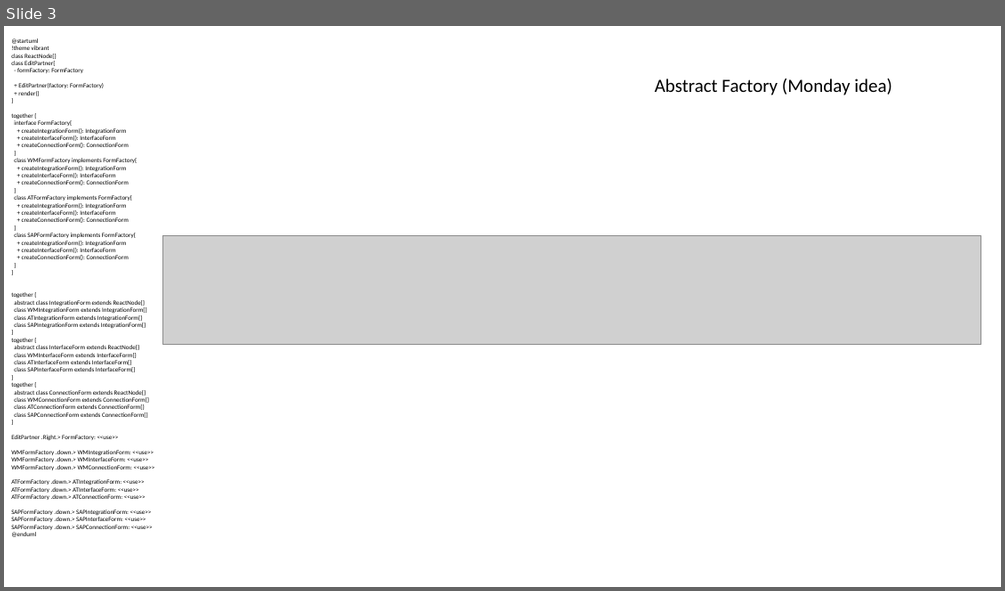
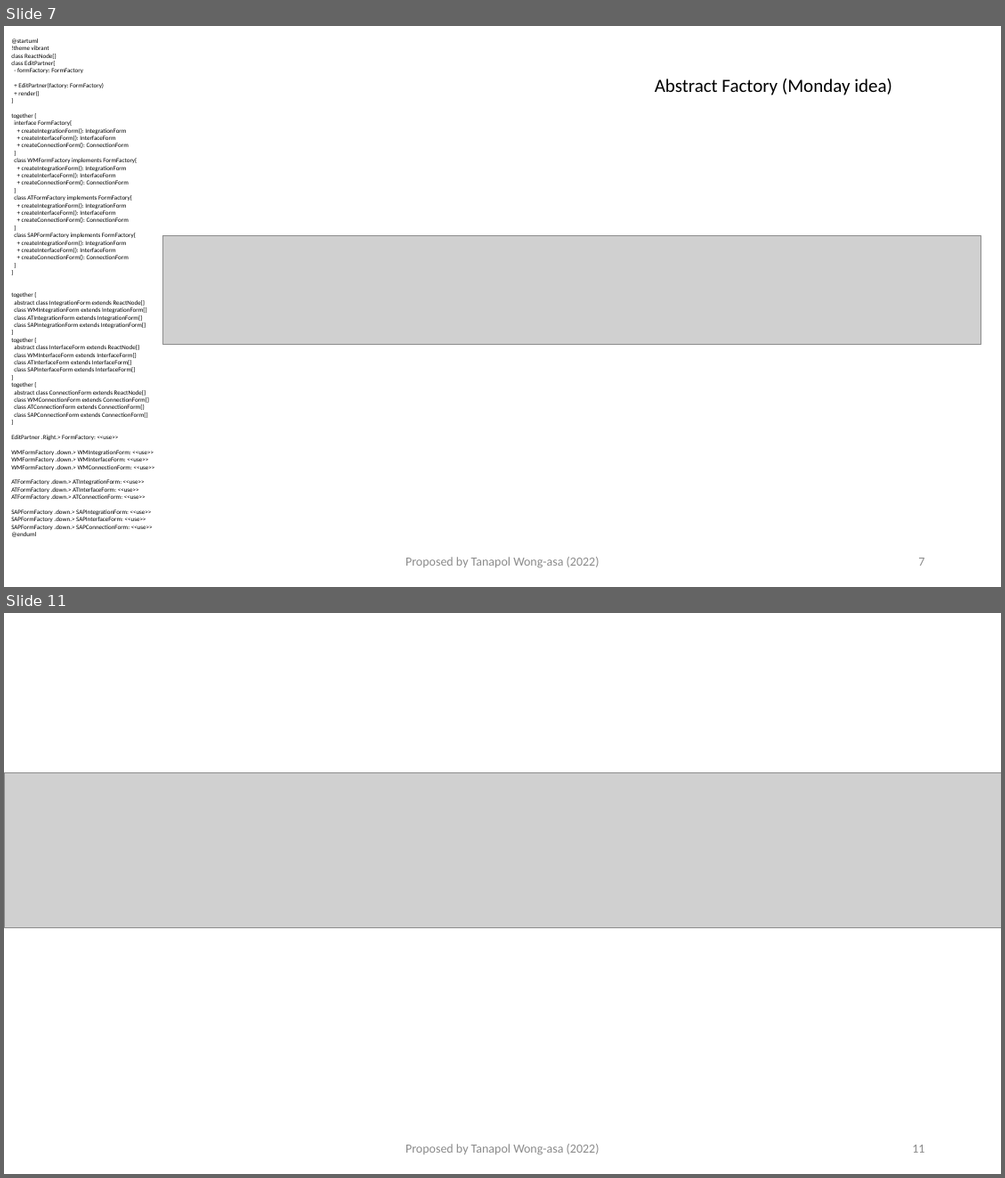
Before and after one commit to TanapolWong-asa/abstract-factory-form, a slide deck: diagrams/NewFormDesign.pptx. Shown one above the other, each under a label of ours: slide 3 before the commit, slides 7 and 11 after it; the slides between them are not shown. The pictures are 1005x591 and 1005x1178 pixels, drawn with LibreOffice and Linux fonts; fonts in the diff are those of the drawing; grey boxes stand for pictures. Boxes give left, top, right and bottom in pixels: in the first picture for what was removed or moved away, otherwise in the second. Text is boxed around its words. In the diff, an @@ line names an element or a change of style, - is before the commit and + after.

```diff
--- a/diagrams/NewFormDesign.pptx
+++ b/diagrams/NewFormDesign.pptx
@@ slide 11 added at [4,613,1001,1174], background #FFFFFF @@
@@ picture added at [4,772,1001,927] @@
@@ text added at [405,1143,599,1155], 12 pt, text #8C8C8C @@
+Proposed by Tanapol Wong-asa (2022)
@@ page number added at [912,1144,924,1152], 12 pt, text #8C8C8C @@
+11
@@ what was slide 3 is now slide 7 @@
@@ slide 7 changed as well @@
@@ text added at [405,556,599,568], 12 pt, text #8C8C8C @@
+Proposed by Tanapol Wong-asa (2022)
@@ page number added at [918,557,924,565], 12 pt, text #8C8C8C @@
+7
```
Also in this commit, not shown: 4 other slides changed, 16 other slides added, 5 other files.
